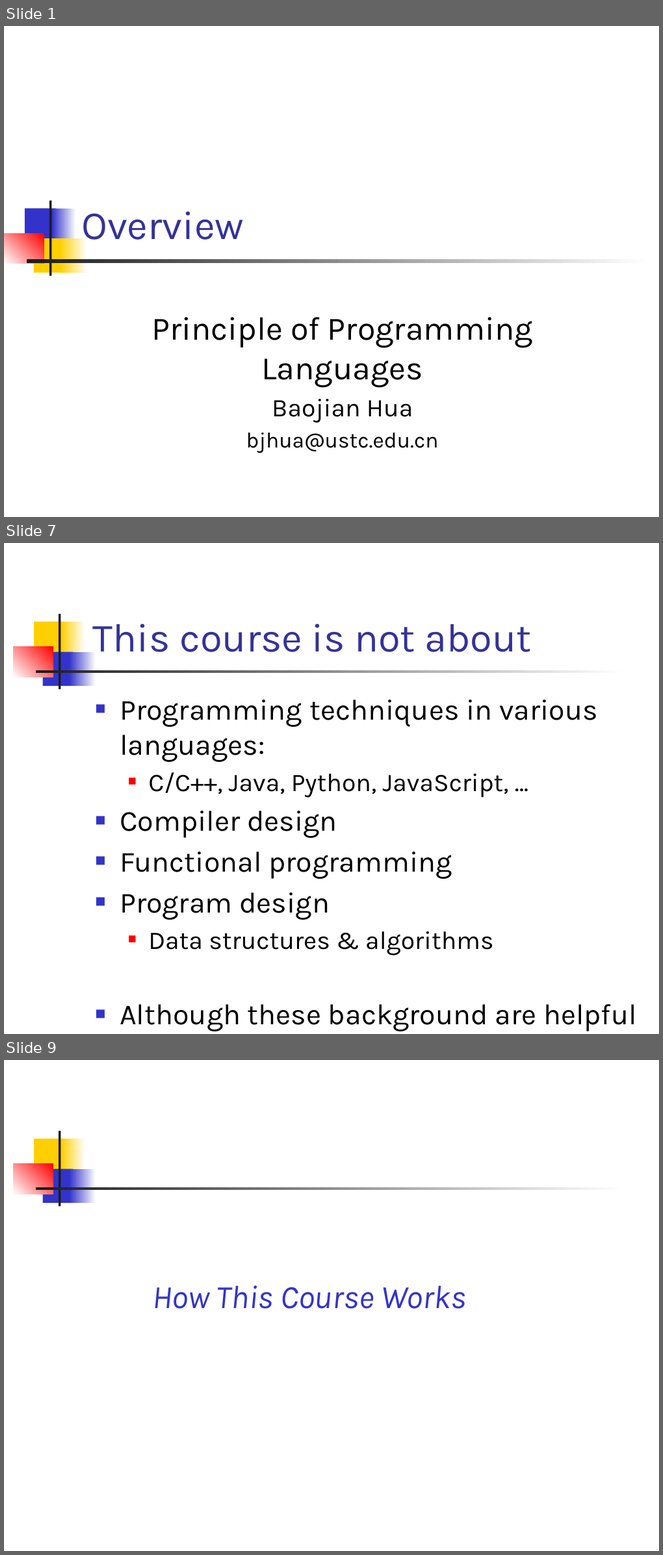
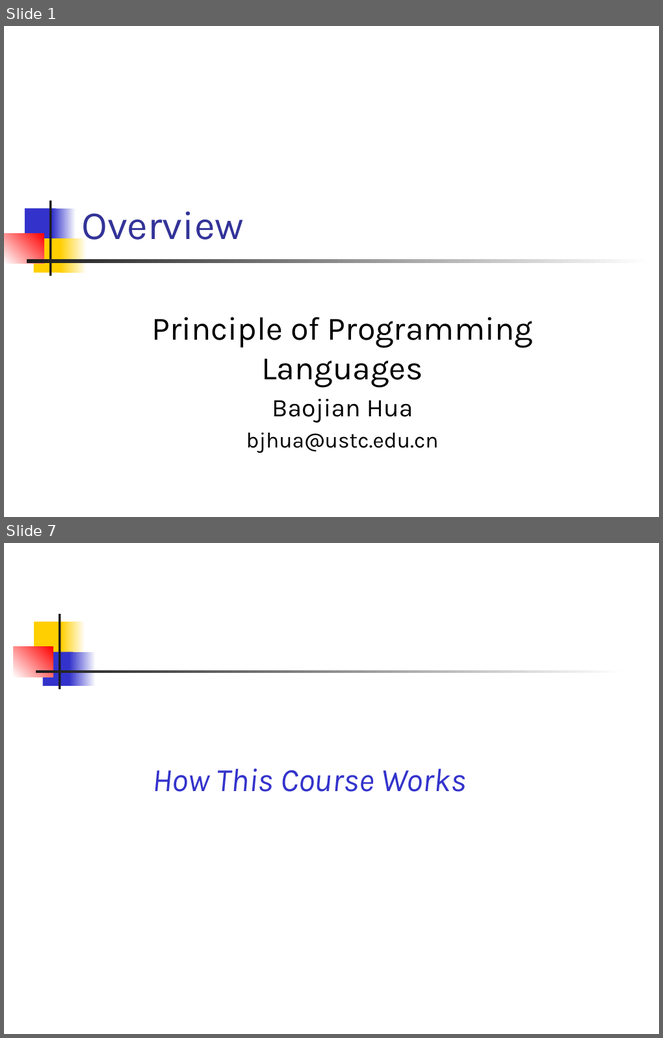
Before and after one commit to csslab-ustc/csslab-ustc.github.io, a slide deck: courses/popl26/slides/lec01-overview.pptx. Shown one above the other, each under a label of ours: slides 1, 7 and 9 before the commit, slides 1 and 7 after it; the slides between them are not shown. The pictures are 663x1555 and 663x1038 pixels, drawn with LibreOffice and Linux fonts; fonts in the diff are those of the drawing. Boxes give left, top, right and bottom in pixels: in the first picture for what was removed or moved away, otherwise in the second. Text is boxed around its words. In the diff, an @@ line names an element or a change of style, - is before the commit and + after.

```diff
--- a/courses/popl26/slides/lec01-overview.pptx
+++ b/courses/popl26/slides/lec01-overview.pptx
@@ slide 7 removed at (x1=4, y1=543, x2=659, y2=1034), background #FFFFFF; not listed: 7 template elements that a slide beside it also shows @@
@@ title removed at (x1=93, y1=624, x2=532, y2=652) @@
-This course is not about
@@ text removed at (x1=120, y1=700, x2=637, y2=1032) @@
-■ Programming techniques in various languages:
-  ■ C/C++, Java, Python, JavaScript, …
-■ Compiler design
-■ Functional programming
-■ Program design
-  ■ Data structures & algorithms
-■ Although these background are helpful
@@ what was slide 9 is now slide 7 @@
```
Also in this commit, not shown: 10 slides changed, 1 other slide removed.
